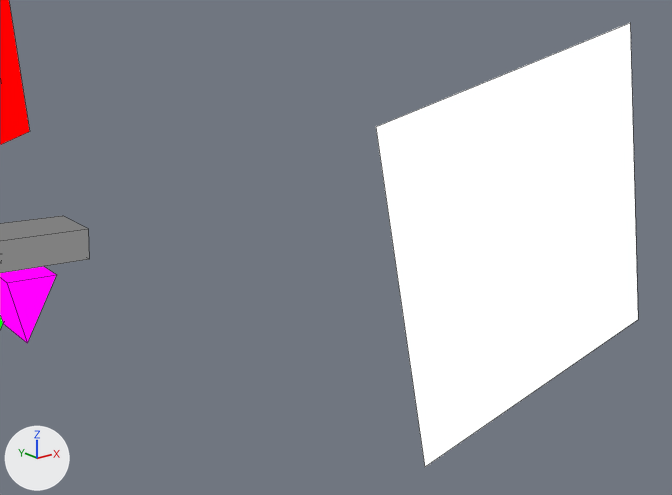
The Blender file assets-source/blender/motion/tyrannosaurus-dance.blend: old version first, new version second.
Rendered twice from a 50 mm camera at (83.66, -32.96, 37.78) aimed at (86.52, -29.38, 36.35). The axes (+X, +Y, +Z) are drawn at lower left. The lights are the same throughout. The older version comes first. Mesh edges are drawn as thin lines.

Objects in the first picture: 'DinoTycoon_Motion_tyrannosaurus_dance_eye', 'DinoTycoon_Motion_tyrannosaurus_dance_mouth', 'DinoTycoon_Motion_tyrannosaurus_dance_skull', 'DinoTycoon_Motion_tyrannosaurus_dance_tooth_61'.
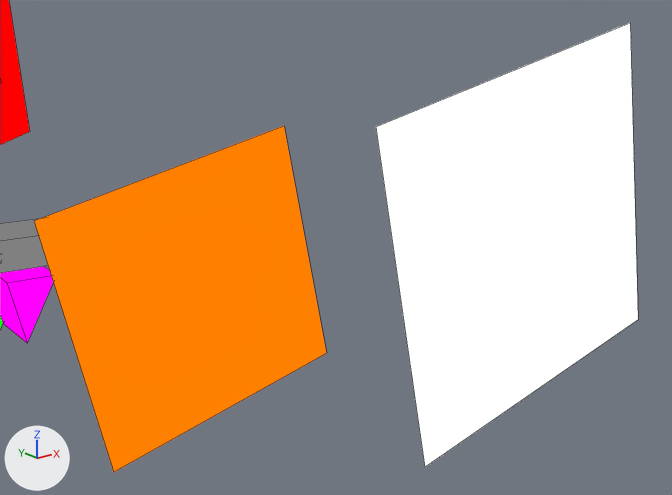
Changed parts and their boxes (x1, y1, x2, y2) in the pictures (672 x 495 px):
'DinoTycoon_Motion_tyrannosaurus_dance_eye_white', added (orange): after (34, 126, 326, 472)

Patch to the scene script:
```diff
--- a/assets-source/blender/motion/tyrannosaurus-dance.blend.py
+++ b/assets-source/blender/motion/tyrannosaurus-dance.blend.py
@@ mat_dinotycoon_role_y @@
+mat_dinotycoon_role_y = emission_material('DinoTycoon_Role_Y')
+mat_dinotycoon_role_y.base_color = (1.0, 0.216, 0.0)  # orange #ff8000
@@ me_dinotycoon_motion_tyrannosaurus_dance_sample_eye_white @@
+me_dinotycoon_motion_tyrannosaurus_dance_sample_eye_white.from_pydata([(85.11, -29.0, 36.66), (86.48, -29.0, 36.94), (86.76, -29.0, 35.56), (85.38, -29.0, 35.29), (85.11, -29.0, 36.66), (86.48, -29.0, 36.94), (86.76, -29.0, 35.56), (85.38, -29.0, 35.29)], [], [(3, 2, 1, 0), (4, 5, 6, 7), (0, 1, 5, 4), (1, 2, 6, 5), (2, 3, 7, 6), (3, 0, 4, 7)])
+me_dinotycoon_motion_tyrannosaurus_dance_sample_eye_white.materials.append(mat_dinotycoon_role_y)  # orange #ff8000
@@ ob_dinotycoon_motion_tyrannosaurus_dance_eye_white @@
+ob_dinotycoon_motion_tyrannosaurus_dance_eye_white = bpy.data.objects.new('DinoTycoon_Motion_tyrannosaurus_dance_eye_white', me_dinotycoon_motion_tyrannosaurus_dance_sample_eye_white)
+ob_dinotycoon_motion_tyrannosaurus_dance_eye_white.location = (0.0, 0.0, 0.0)
```
